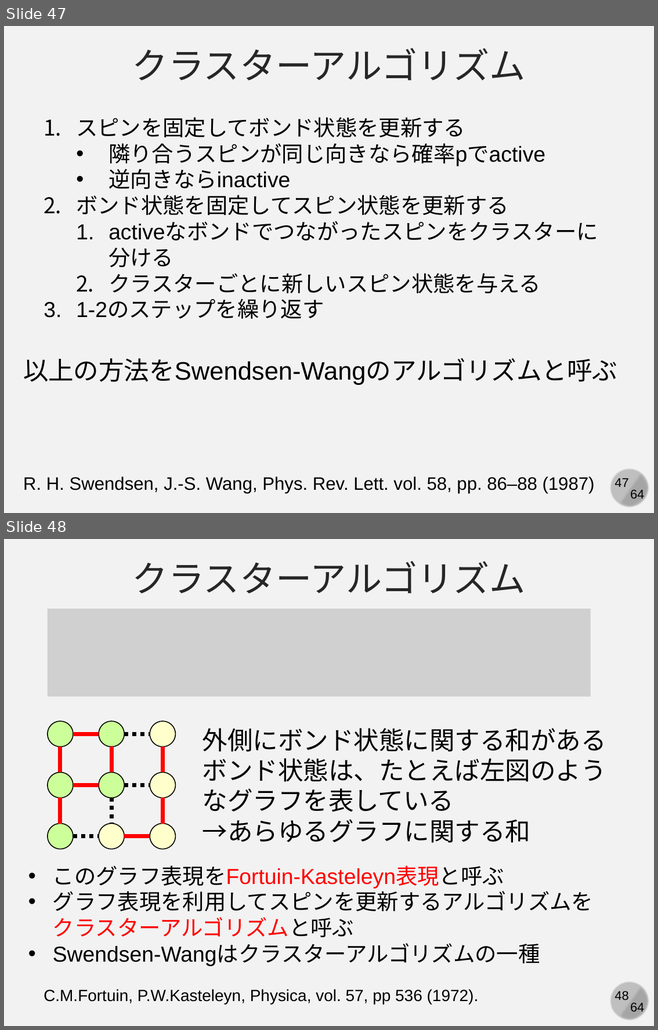
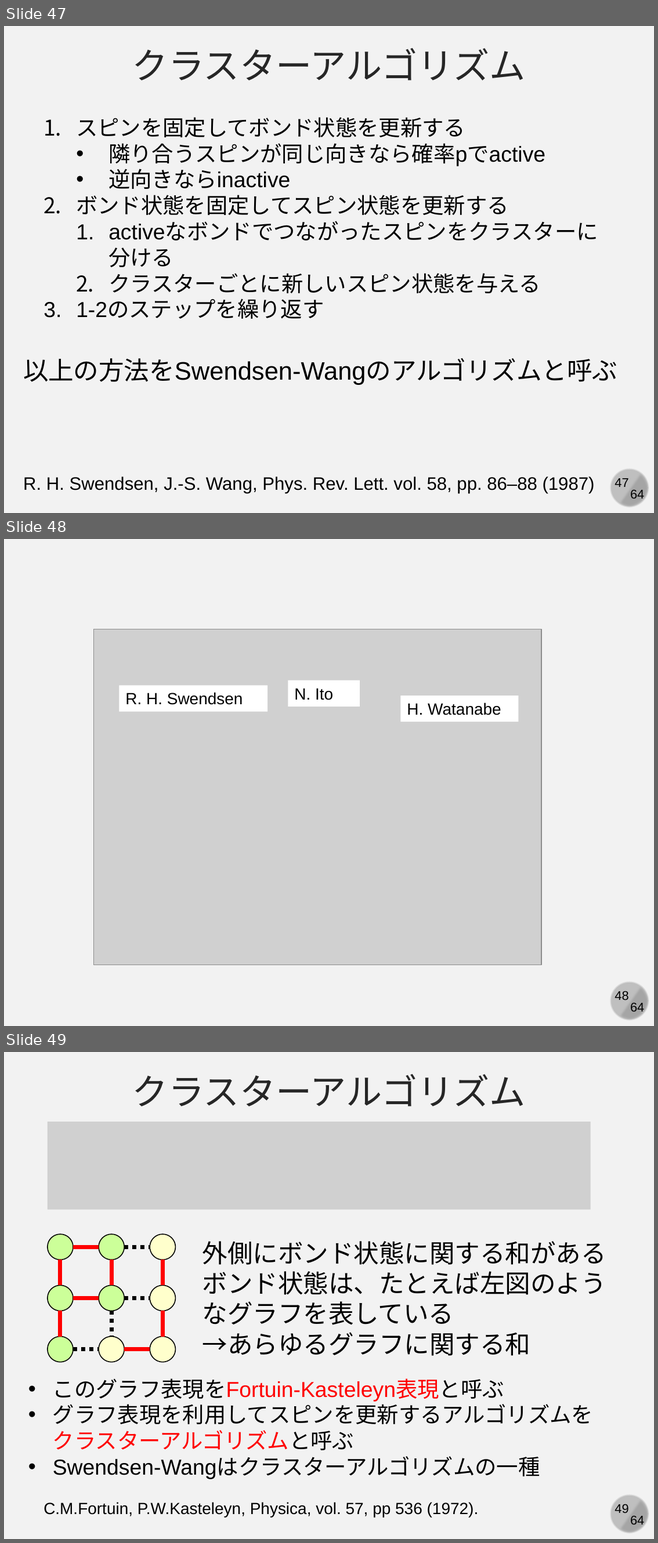
Before and after one commit to kaityo256/simulation_engineering, a slide deck: 04_mc_advanced/simulation04.pptx. Shown one above the other, each under a label of ours: slides 47 and 48 before the commit, slides 47, 48 and 49 after it. The pictures are 658x1030 and 658x1543 pixels, drawn with LibreOffice and Linux fonts; fonts in the diff are those of the drawing; grey boxes stand for pictures. Boxes give left, top, right and bottom in pixels: in the first picture for what was removed or moved away, otherwise in the second. Text is boxed around its words. In the diff, an @@ line names an element or a change of style, - is before the commit and + after.

Commit message:
updates

```diff
--- a/04_mc_advanced/simulation04.pptx
+++ b/04_mc_advanced/simulation04.pptx
@@ slide 48 added at bbox=[4, 539, 654, 1026], background #F2F2F2; not listed: 4 template elements that a slide beside it also shows @@
@@ picture added at bbox=[94, 629, 541, 965] @@
@@ rectangle added at bbox=[119, 685, 267, 711], fill #FFFFFF, 18 pt, text #000000 @@
+R. H. Swendsen
@@ rectangle added at bbox=[288, 681, 360, 707], fill #FFFFFF, 18 pt, text #000000 @@
+N. Ito
@@ rectangle added at bbox=[400, 696, 518, 722], fill #FFFFFF, 18 pt, text #000000 @@
+H. Watanabe
@@ what was slide 48 is now slide 49 @@
@@ page number at bbox=[614, 1504, 628, 1513]: text changed @@
-48
+49
```
Also in this commit, not shown: 1 other slide added.
